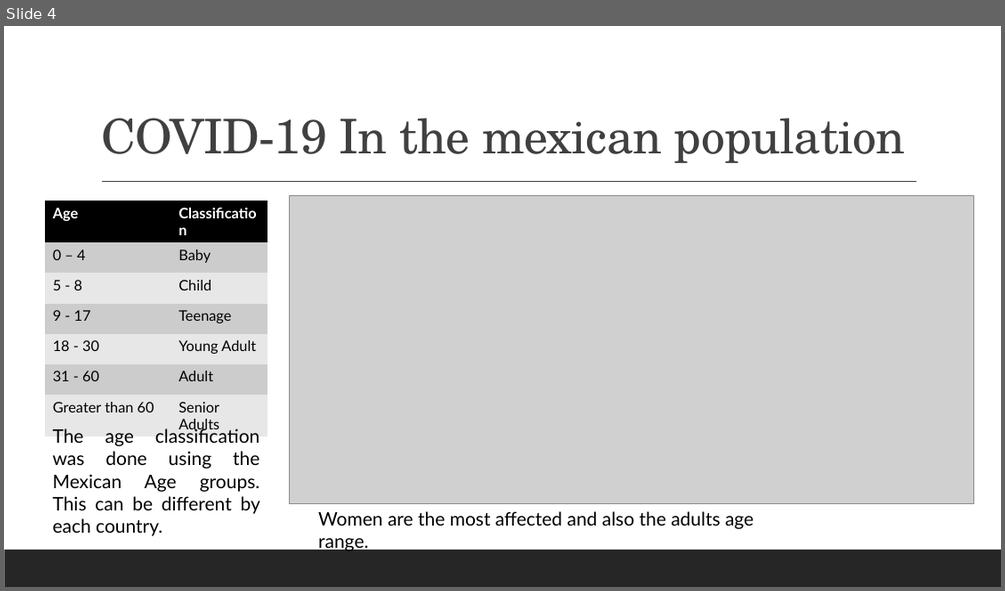
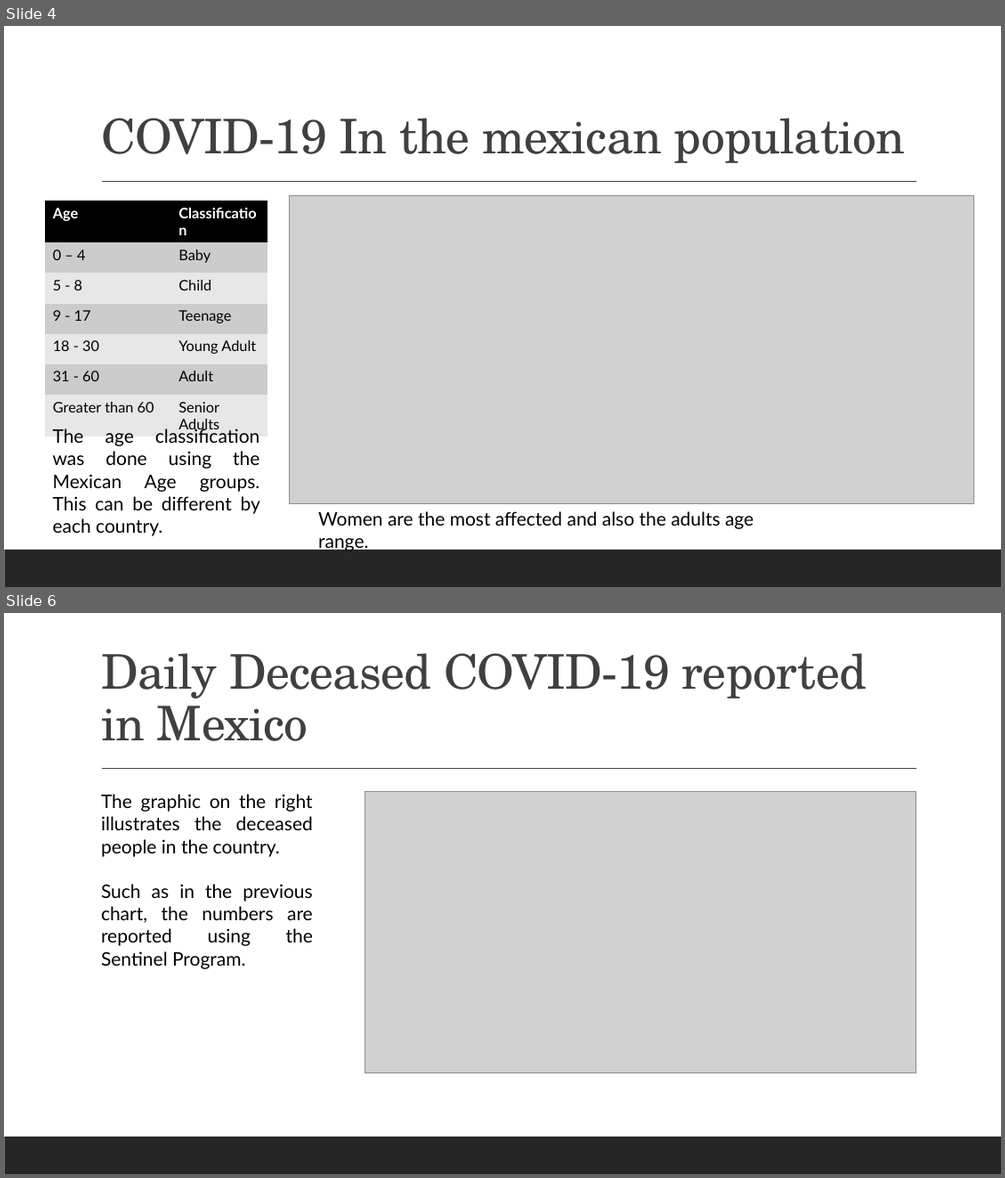
Before and after one commit to cmaroblesg/Advanced_DataScience_Capstone, a slide deck: Documents/Presentation.pptx. Shown one above the other, each under a label of ours: slide 4 before the commit, slides 4 and 6 after it; the slides between them are not shown. The pictures are 1005x591 and 1005x1178 pixels, drawn with LibreOffice and Linux fonts; fonts in the diff are those of the drawing; grey boxes stand for pictures. Boxes give left, top, right and bottom in pixels: in the first picture for what was removed or moved away, otherwise in the second. Text is boxed around its words. In the diff, an @@ line names an element or a change of style, - is before the commit and + after.

```diff
--- a/Documents/Presentation.pptx
+++ b/Documents/Presentation.pptx
@@ slide 6 added at (4,613,1001,1174), background #FFFFFF; not listed: 2 template elements that a slide beside it also shows @@
@@ title added at (101,653,867,741), 46 pt, text #404040 @@
+Daily Deceased COVID-19 reported in Mexico
@@ text added at (101,794,313,969), 18 pt, text #000000 @@
+The graphic on the right illustrates the deceased people in the country.
+Such as in the previous chart, the numbers are reported using the Sentinel Program.
@@ picture added at (364,792,916,1073) @@
```
Also in this commit, not shown: 1 slide changed, 3 other slides added, 2 other files.
